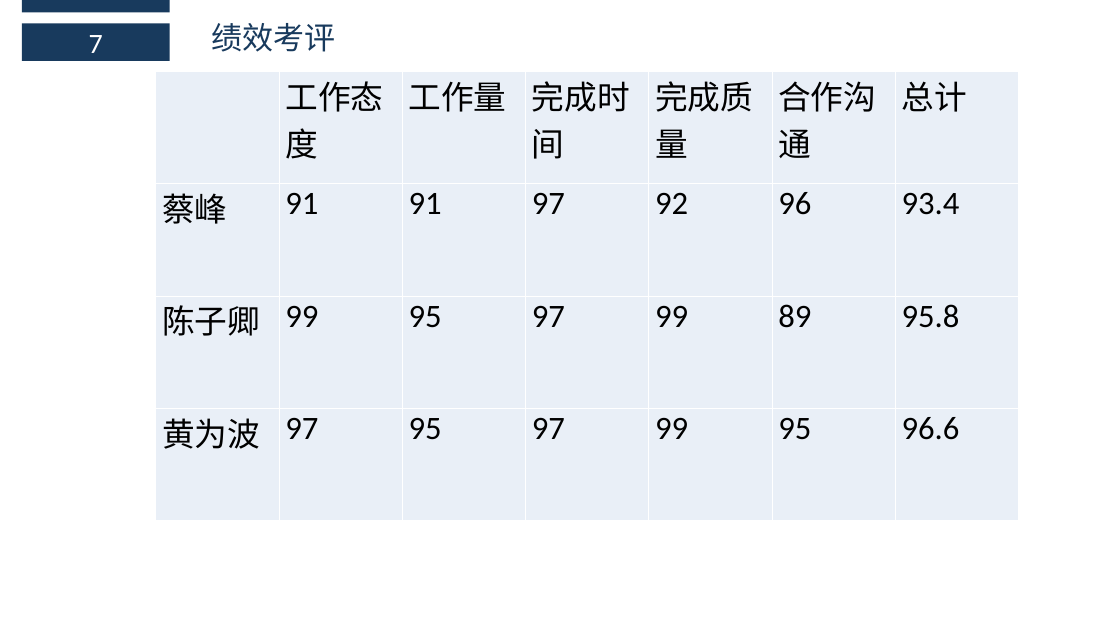
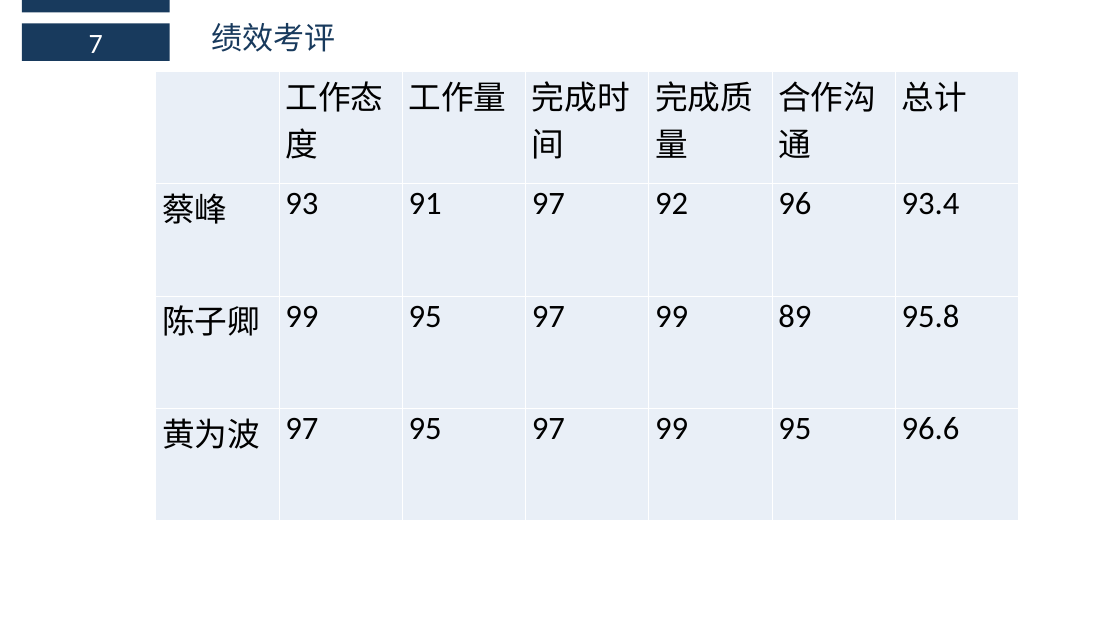
Before and after one commit to boboHh/Wine-APP, a slide deck: slide 22 of SE2018春-G17-实现阶段PPT.pptx. Drawn at 1120x630 pixels with LibreOffice and Linux fonts; fonts in the diff are those of the drawing. Boxes give left, top, right and bottom in pixels: in the first picture for what was removed or moved away, otherwise in the second. Text is boxed around its words. In the diff, an @@ line names an element or a change of style, - is before the commit and + after.

```diff
--- a/SE2018春-G17-实现阶段PPT.pptx
+++ b/SE2018春-G17-实现阶段PPT.pptx
@@ table at [156,71,1021,521] @@
-row 2, column 2: 91
+row 2, column 2: 93
```
Also in this commit, not shown: 1 other slide changed.
